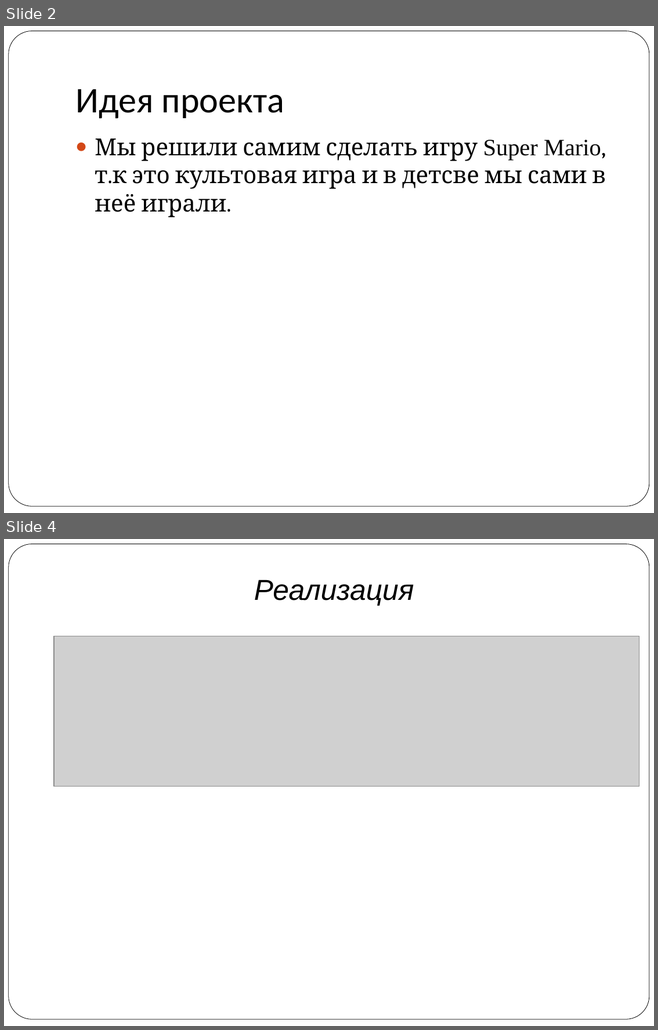
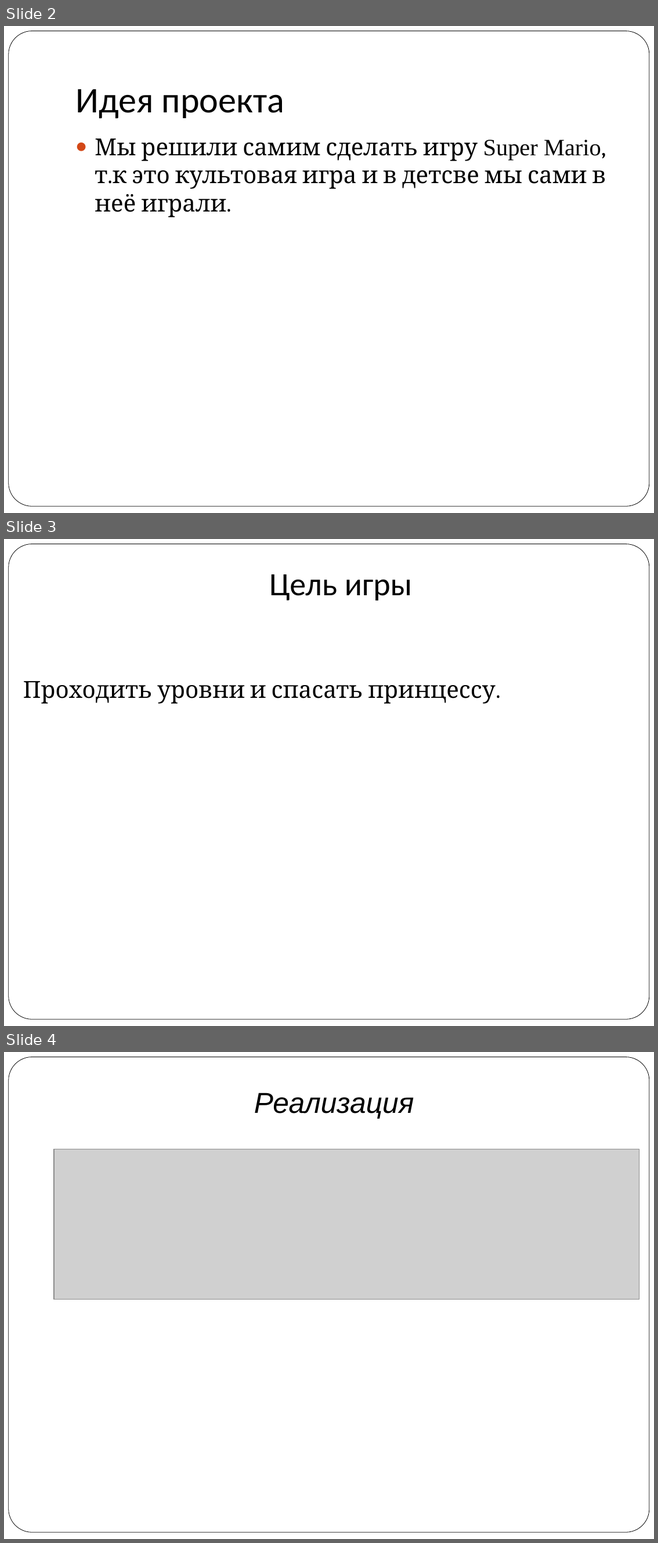
Before and after one commit to vitaly06/SuperMario, a slide deck: piton.ppt. Shown one above the other, each under a label of ours: slides 2 and 4 before the commit, slides 2, 3 and 4 after it; the slides between them are not shown. The pictures are 658x1030 and 658x1543 pixels, drawn with LibreOffice and Linux fonts; fonts in the diff are those of the drawing; grey boxes stand for pictures. Boxes give left, top, right and bottom in pixels: in the first picture for what was removed or moved away, otherwise in the second. Text is boxed around its words. In the diff, an @@ line names an element or a change of style, - is before the commit and + after.

```diff
--- a/piton.ppt
+++ b/piton.ppt
@@ slide 3 added at bbox=[4, 539, 654, 1026], background #FFFFFF; not listed: 1 template element that a slide beside it also shows @@
@@ title added at bbox=[269, 574, 412, 600], 36 pt, text #000000 @@
+Цель игры
@@ text added at bbox=[23, 681, 495, 704], 26 pt, text #000000 @@
+Проходить уровни и спасать принцессу.
```
Also in this commit, not shown: 2 slides changed, 3 other slides added, 8 slides removed.
